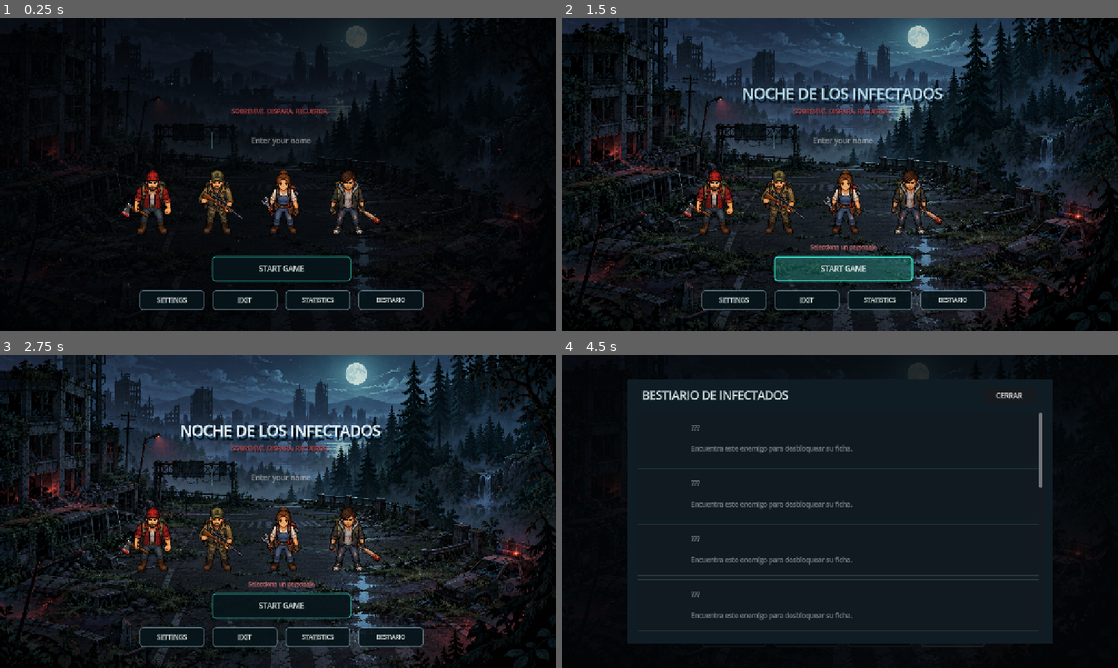
Above: before the commit, frames 1-4 (two rows, left to right).
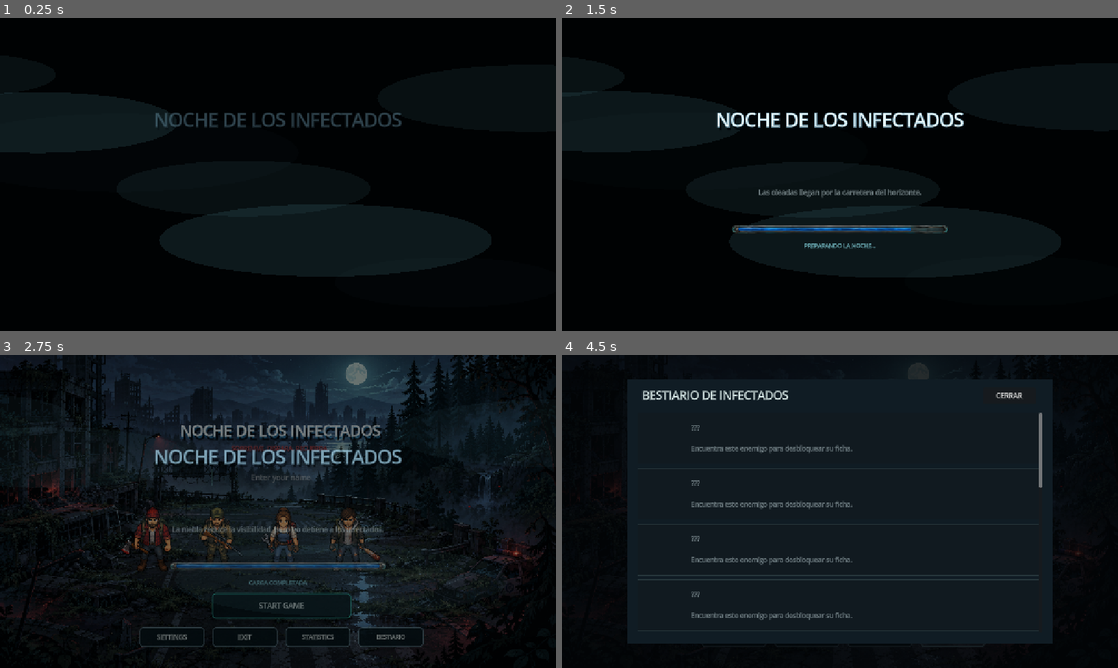
Above: after the commit, the same moments.

Repository: scorpio21/Juego_Zombi
Game: Godot game, scene res://main.tscn
The game is run twice, just before and just after one commit, with the same random seed, the same clock (stepped at 60 frames per second) and the same inputs.
Inputs (mouse positions are in pixels of both pictures, inside the frame that each line leads up to):
- Up to frame 1 (0.25 s): no input
- Up to frame 2 (1.5 s): click (845, 268) at 0.5 s, where only the run before the commit has a clickable "START GAME"; click (845, 268) at 1.25 s, where only the run before the commit has a clickable "START GAME"
- Up to frame 3 (2.75 s): tap Enter at 2 s; move the mouse to (400, 495) at 2.02 s; press the mouse at (400, 495) at 2.03 s; hold D (move_right) from 2.03 s (still down)
- Up to frame 4 (4.5 s): release D (move_right) at 2.75 s; release the mouse at (962, 495) at 2.75 s; drag from (728, 527) to (812, 574) at 2.77 s; click "STATISTICS" at 3.5 s; click "BESTIARIO" at 4.25 s

The runs differ from the first frame. In frame 1, 18% of the frame differs, in the area x 0-98%, y 0-100%; in frame 2, 51%, in the area x 0-100%, y 0-100%; in frame 3, 30%; in frame 4, less than 0.1%.

Commit message:
Add cinematic loading and scene transitions

Diff:
--- a/main.gd
+++ b/main.gd
@@ -13,6 +13,7 @@
 const DESTRUCTIBLE_OBJECT_SCRIPT := preload("res://scripts/world/destructible_object.gd")
 const WORLD_ATMOSPHERE_SCRIPT := preload("res://scripts/world/world_atmosphere.gd")
 const VIRTUAL_JOYSTICK_SCRIPT := preload("res://scripts/ui/virtual_joystick.gd")
+const LOADING_ATMOSPHERE_SCRIPT := preload("res://scripts/ui/loading_atmosphere.gd")
 
 var mode := "menu"
 var player_pos := Vector2(640, 390)
@@ -151,10 +152,32 @@
 var touch_reload_button: Button
 var touch_move := Vector2.ZERO
 var touch_shoot_pressed := false
+var loading_layer: CanvasLayer
+var loading_root: Control
+var loading_black: ColorRect
+var loading_logo: Label
+var loading_tip: Label
+var loading_progress: TextureProgressBar
+var loading_status: Label
+var loading_flash: ColorRect
+var loading_tip_index := 0
+var loading_tip_timer := 0.0
+var boot_loading_finished := false
+var scene_transition_layer: CanvasLayer
+var scene_transition_fade: ColorRect
+var scene_transition_label: Label
+var scene_transition_busy := false
+const LOADING_TIPS := [
+	"Mantén la distancia: los infectados rodean al objetivo.",
+	"Las oleadas llegan por la carretera del horizonte.",
+	"Busca mejoras que complementen tu estilo de supervivencia.",
+	"La niebla reduce la visibilidad, pero no detiene a los infectados."
+]
 
 func _ready() -> void:
 	# Keep atlas frames pixel-perfect: linear filtering leaks neighboring cells.
 	texture_filter = CanvasItem.TEXTURE_FILTER_NEAREST
+	_build_loading_overlay()
 	audio_manager = get_node_or_null("/root/AudioManager")
 	climate_controller = get_node_or_null("ClimateManager") as ClimateManager
 	if climate_controller != null:
@@ -175,6 +198,7 @@
 	records = _load_records()
 	queue_redraw()
 	_build_menu()
+	get_node("MenuLayer").visible = false
 	_build_hud()
 	_build_touch_controls()
 	_build_props()
@@ -196,9 +220,15 @@
 	player_sprite.z_index = 5
 	add_child(player_sprite)
 	queue_redraw()
+	call_deferred("_play_boot_loading")
 
 func _process(delta: float) -> void:
 	game_time += delta
+	if loading_layer != null and loading_layer.visible and not boot_loading_finished:
+		loading_tip_timer += delta
+		if loading_tip_timer >= 0.72:
+			loading_tip_timer = 0.0
+			_loading_cycle_tip()
 	flash_timer = maxf(0.0, flash_timer - delta)
 	camera_shake_timer = maxf(0.0, camera_shake_timer - delta)
 	damage_cooldown = maxf(0.0, damage_cooldown - delta)
@@ -374,6 +404,171 @@
 	if str(data.rarity).to_lower().contains("épico") or enemy_id == "mutant" or enemy_id == "armored":
 		return base_bonus * 4.0
 	return base_bonus
+
+func _build_loading_overlay() -> void:
+	loading_layer = CanvasLayer.new()
+	loading_layer.name = "CinematicLoadingLayer"
+	loading_layer.layer = 100
+	add_child(loading_layer)
+	loading_root = Control.new()
+	loading_root.name = "LoadingRoot"
+	loading_root.size = WORLD_SIZE
+	loading_root.mouse_filter = Control.MOUSE_FILTER_IGNORE
+	loading_layer.add_child(loading_root)
+	loading_black = ColorRect.new()
+	loading_black.name = "BlackScreen"
+	loading_black.size = WORLD_SIZE
+	loading_black.color = Color(0.0, 0.008, 0.012, 1.0)
+	loading_black.mouse_filter = Control.MOUSE_FILTER_IGNORE
+	loading_root.add_child(loading_black)
+	var fog := LOADING_ATMOSPHERE_SCRIPT.new()
+	fog.name = "MovingFog"
+	fog.size = WORLD_SIZE
+	fog.z_index = 1
+	loading_root.add_child(fog)
+	loading_logo = _label(loading_root, "NOCHE DE LOS INFECTADOS", Vector2(160, 206), 42, Color("e6f7fb"))
+	loading_logo.size = Vector2(960, 64)
+	loading_logo.horizontal_alignment = HORIZONTAL_ALIGNMENT_CENTER
+	loading_logo.add_theme_constant_override("outline_size", 5)
+	loading_logo.add_theme_color_override("font_outline_color", Color(0.12, 0.55, 0.78, 0.92))
+	loading_logo.add_theme_constant_override("shadow_offset_x", 4)
+	loading_logo.add_theme_constant_override("shadow_offset_y", 7)
+	loading_logo.add_theme_color_override("font_shadow_color", Color(0.0, 0.02, 0.04, 0.95))
+	loading_logo.modulate = Color(1.0, 1.0, 1.0, 0.0)
+	loading_logo.z_index = 2
+	loading_tip = _label(loading_root, LOADING_TIPS[0], Vector2(190, 390), 16, Color("b7c9cd"))
+	loading_tip.size = Vector2(900, 34)
+	loading_tip.horizontal_alignment = HORIZONTAL_ALIGNMENT_CENTER
+	loading_tip.modulate = Color(1.0, 1.0, 1.0, 0.0)
+	loading_tip.z_index = 2
+	loading_progress = TextureProgressBar.new()
+	loading_progress.name = "LoadingProgress"
+	loading_progress.position = Vector2(390, 472)
+	loading_progress.size = Vector2(500, 28)
+	loading_progress.max_value = 100.0
+	loading_progress.mouse_filter = Control.MOUSE_FILTER_IGNORE
+	loading_progress.texture_under = load("res://assets/ui/stats/stat_bar_bg.png") as Texture2D
+	loading_progress.texture_progress = load("res://assets/ui/stats/defense_fill.png") as Texture2D
+	loading_progress.texture_over = load("res://assets/ui/stats/stat_bar_frame.png") as Texture2D
+	loading_progress.nine_patch_stretch = true
+	loading_progress.stretch_margin_left = 20
+	loading_progress.stretch_margin_top = 8
+	loading_progress.stretch_margin_right = 20
+	loading_progress.stretch_margin_bottom = 8
+	loading_progress.texture_filter = CanvasItem.TEXTURE_FILTER_LINEAR
+	loading_progress.modulate = Color(1.0, 1.0, 1.0, 0.0)
+	loading_progress.z_index = 2
+	loading_root.add_child(loading_progress)
+	loading_status = _label(loading_root, "PREPARANDO LA NOCHE...", Vector2(300, 515), 13, Color("7bc5cf"))
+	loading_status.size = Vector2(680, 26)
+	loading_status.horizontal_alignment = HORIZONTAL_ALIGNMENT_CENTER
+	loading_status.modulate = Color(1.0, 1.0, 1.0, 0.0)
+	loading_status.z_index = 2
+	loading_flash = ColorRect.new()
+	loading_flash.name = "LoadingFlash"
+	loading_flash.size = WORLD_SIZE
+	loading_flash.color = Color(0.55, 0.88, 1.0, 0.0)
+	loading_flash.mouse_filter = Control.MOUSE_FILTER_IGNORE
+	loading_flash.z_index = 10
+	loading_root.add_child(loading_flash)
+	_build_scene_transition_overlay()
+	loading_layer.visible = true
+
+func _build_scene_transition_overlay() -> void:
+	scene_transition_layer = CanvasLayer.new()
+	scene_transition_layer.name = "SceneTransitionLayer"
+	scene_transition_layer.layer = 110
+	add_child(scene_transition_layer)
+	var root := Control.new()
+	root.size = WORLD_SIZE
+	root.mouse_filter = Control.MOUSE_FILTER_IGNORE
+	scene_transition_layer.add_child(root)
+	scene_transition_fade = ColorRect.new()
+	scene_transition_fade.size = WORLD_SIZE
+	scene_transition_fade.color = Color(0.0, 0.0, 0.0, 0.0)
+	scene_transition_fade.mouse_filter = Control.MOUSE_FILTER_IGNORE
+	root.add_child(scene_transition_fade)
+	scene_transition_label = _label(root, "", Vector2(260, 338), 18, Color("c8e5e8"))
+	scene_transition_label.size = Vector2(760, 40)
+	scene_transition_label.horizontal_alignment = HORIZONTAL_ALIGNMENT_CENTER
+	scene_transition_label.modulate = Color(1.0, 1.0, 1.0, 0.0)
+	scene_transition_label.add_theme_constant_override("outline_size", 3)
+	scene_transition_label.add_theme_color_override("font_outline_color", Color(0.0, 0.08, 0.10, 0.9))
+	scene_transition_layer.visible = false
+
+func _play_boot_loading() -> void:
+	boot_loading_finished = false
+	loading_tip_index = 0
+	loading_tip_timer = 0.0
+	loading_tip.text = LOADING_TIPS[0]
+	loading_progress.value = 0.0
+	loading_root.modulate = Color.WHITE
+	loading_black.color = Color(0.0, 0.008, 0.012, 1.0)
+	loading_logo.modulate = Color(1.0, 1.0, 1.0, 0.0)
+	loading_tip.modulate = Color(1.0, 1.0, 1.0, 0.0)
+	loading_progress.modulate = Color(1.0, 1.0, 1.0, 0.0)
+	loading_status.modulate = Color(1.0, 1.0, 1.0, 0.0)
+	loading_layer.visible = true
+	var reveal := create_tween().set_parallel()
+	reveal.tween_property(loading_logo, "modulate", Color.WHITE, 0.72).set_delay(0.12)
+	reveal.tween_property(loading_tip, "modulate", Color.WHITE, 0.55).set_delay(0.50)
+	reveal.tween_property(loading_progress, "modulate", Color.WHITE, 0.48).set_delay(0.72)
+	reveal.tween_property(loading_status, "modulate", Color.WHITE, 0.48).set_delay(0.82)
+	var progress_tween := create_tween()
+	progress_tween.tween_interval(0.32)
+	progress_tween.tween_property(loading_progress, "value", 100.0, 1.42)
+	progress_tween.tween_interval(0.18)
+	progress_tween.tween_callback(_finish_boot_loading)
+
+func _loading_cycle_tip() -> void:
+	loading_tip_index = (loading_tip_index + 1) % LOADING_TIPS.size()
+	var tween := create_tween()
+	tween.tween_property(loading_tip, "modulate:a", 0.25, 0.12)
+	tween.tween_callback(func() -> void: loading_tip.text = LOADING_TIPS[loading_tip_index])
+	tween.tween_property(loading_tip, "modulate:a", 1.0, 0.18)
+
+func _finish_boot_loading() -> void:
+	if boot_loading_finished:
+		return
+	loading_status.text = "CARGA COMPLETADA"
+	var tween := create_tween()
+	tween.tween_property(loading_flash, "color", Color(0.62, 0.9, 1.0, 0.24), 0.08)
+	tween.tween_property(loading_flash, "color", Color(0.62, 0.9, 1.0, 0.0), 0.26)
+	tween.tween_interval(0.16)
+	tween.tween_callback(_reveal_menu_after_loading)
+
+func _reveal_menu_after_loading() -> void:
+	boot_loading_finished = true
+	var menu_layer := get_node_or_null("MenuLayer") as CanvasLayer
+	if menu_layer != null:
+		menu_layer.visible = true
+	var tween := create_tween()
+	tween.tween_property(loading_root, "modulate", Color(1.0, 1.0, 1.0, 0.0), 0.58)
+	tween.tween_callback(func() -> void:
+		loading_layer.visible = false
+		loading_root.modulate = Color.WHITE
+	)
+
+func _play_scene_transition(callback: Callable, message: String) -> void:
+	if scene_transition_busy or scene_transition_layer == null:
+		return
+	scene_transition_busy = true
+	scene_transition_layer.visible = true
+	scene_transition_fade.color = Color(0.0, 0.0, 0.0, 0.0)
+	scene_transition_label.text = message
+	scene_transition_label.modulate = Color(1.0, 1.0, 1.0, 0.0)
+	var tween := create_tween()
+	tween.tween_property(scene_transition_fade, "color", Color(0.0, 0.0, 0.0, 1.0), 0.36)
+	tween.parallel().tween_property(scene_transition_label, "modulate", Color.WHITE, 0.24)
+	tween.tween_interval(0.10)
+	tween.tween_callback(callback)
+	tween.tween_interval(0.12)
+	tween.tween_property(scene_transition_fade, "color", Color(0.0, 0.0, 0.0, 0.0), 0.46)
+	tween.parallel().tween_property(scene_transition_label, "modulate", Color(1.0, 1.0, 1.0, 0.0), 0.24)
+	tween.tween_callback(func() -> void:
+		scene_transition_busy = false
+		scene_transition_layer.visible = false
+	)
 
 func _build_menu() -> void:
 	var layer := CanvasLayer.new()
@@ -730,7 +925,6 @@
 		value_label.size = Vector2(31, 21)
 		value_label.horizontal_alignment = HORIZONTAL_ALIGNMENT_RIGHT
 		value_label.vertical_alignment = VERTICAL_ALIGNMENT_CENTER
-		selection_stats_panel.add_child(value_label)
 		selection_stat_values[stat_name] = value_label
 	var divider := ColorRect.new()
 	divider.position = Vector2(18, 410)
@@ -1643,6 +1837,20 @@
 		menu_message.visible = true
 		return
 	menu_message.visible = false
+	_play_scene_transition(Callable(self, "_start_game_after_transition"), "ENTRANDO EN LA NOCHE...")
+
+func _start_game_after_transition() -> void:
+	if selected_character < 0 or selected_character >= character_data_list.size():
+		selection_message.text = "Selecciona un personaje"
+		selection_message.visible = true
+		return
+	username = name_input.text.strip_edges()
+	if username.is_empty():
+		menu_message.text = "Escribe un nombre para guardar tu record."
+		menu_message.add_theme_color_override("font_color", Color("d96d6f"))
+		menu_message.visible = true
+		return
+	menu_message.visible = false
 	var player_stats := _normalize_record(records.get(username, {}))
 	player_stats["plays"] = int(player_stats["plays"]) + 1
 	records[username] = player_stats
@@ -2512,6 +2720,11 @@
 	file.store_string(JSON.stringify(records))
 
 func _return_to_menu(message: String) -> void:
+	if scene_transition_busy:
+		return
+	_play_scene_transition(Callable(self, "_return_to_menu_after_transition").bind(message), "REGRESANDO AL REFUGIO...")
+
+func _return_to_menu_after_transition(message: String) -> void:
 	mode = "menu"
 	touch_move = Vector2.ZERO
 	touch_shoot_pressed = false
--- /dev/null
+++ b/scripts/ui/loading_atmosphere.gd
@@ -0,0 +1,32 @@
+extends Control
+## Niebla procedural ligera para la pantalla de carga.
+## No requiere texturas externas y funciona en Windows, Web y móvil.
+
+@export var cloud_count := 7
+@export var drift_speed := 18.0
+@export var opacity := 0.16
+
+var elapsed := 0.0
+
+func _ready() -> void:
+	mouse_filter = Control.MOUSE_FILTER_IGNORE
+	set_process(true)
+	queue_redraw()
+
+func _process(delta: float) -> void:
+	elapsed += delta
+	queue_redraw()
+
+func _draw() -> void:
+	if size.x <= 0.0 or size.y <= 0.0:
+		return
+	for i in range(cloud_count):
+		var fi := float(i)
+		var radius := 105.0 + fmod(fi * 41.0, 95.0)
+		var lane := fmod(fi * 0.19, 1.0)
+		var x := fposmod(fi * 230.0 + elapsed * drift_speed * (0.65 + fi * 0.035), size.x + radius * 2.0) - radius
+		var y := size.y * (0.18 + lane * 0.68) + sin(elapsed * 0.22 + fi * 1.7) * 18.0
+		var alpha := opacity * (0.55 + 0.45 * sin(fi * 2.1 + elapsed * 0.15))
+		draw_set_transform(Vector2(x, y), 0.0, Vector2(2.2, 0.48))
+		draw_circle(Vector2.ZERO, radius, Color(0.35, 0.61, 0.67, alpha))
+	draw_set_transform(Vector2.ZERO, 0.0, Vector2.ONE)
Not shown, added: scripts/ui/loading_atmosphere.gd.uid
